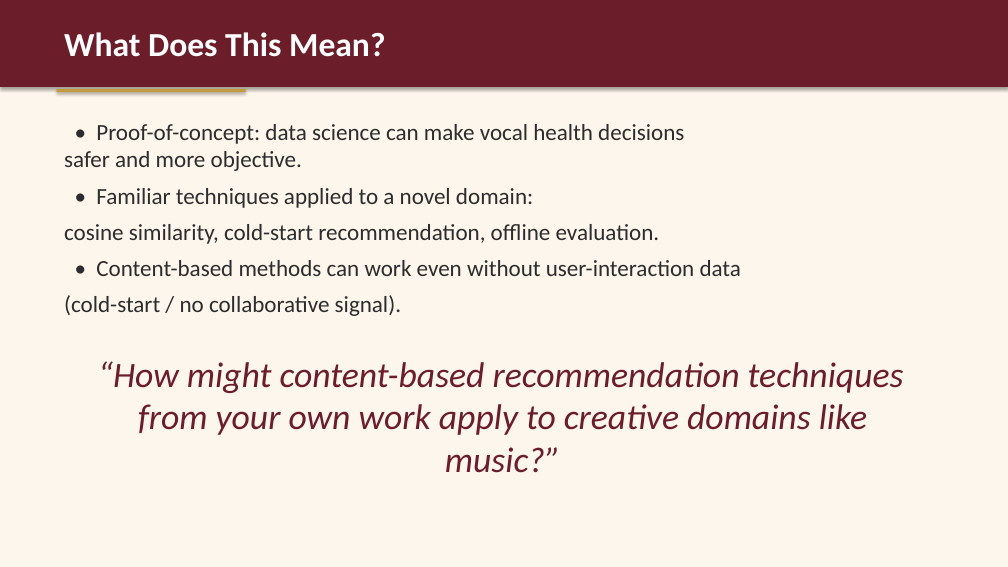
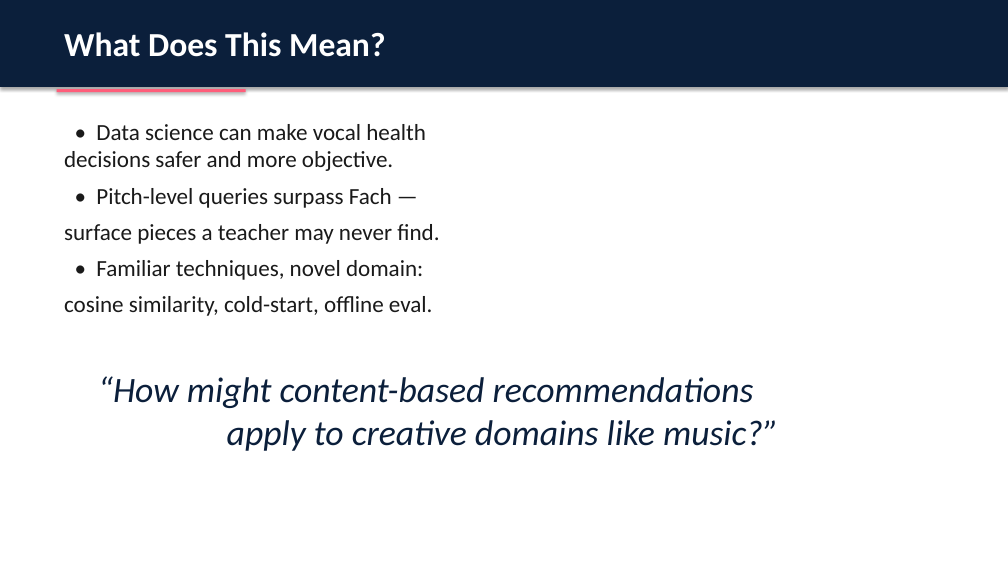
Before and after one commit to mad1rose/tessituragram_vocal_repertoire_recommendations, a slide deck: slide 14 of CADSCOM_PRESENTATION/CADSCOM_2026_Presentation.pptx. Drawn at 1008x567 pixels with LibreOffice and Linux fonts; fonts in the diff are those of the drawing. Boxes give left, top, right and bottom in pixels: in the first picture for what was removed or moved away, otherwise in the second. Text is boxed around its words. In the diff, an @@ line names an element or a change of style, - is before the commit and + after.

```diff
--- a/CADSCOM_PRESENTATION/CADSCOM_2026_Presentation.pptx
+++ b/CADSCOM_PRESENTATION/CADSCOM_2026_Presentation.pptx
@@ background #FDF6EC to #FFFFFF @@
@@ rectangle at (0, 0, 1008, 87): fill #6B1D2A to #0B1F3B @@
@@ rectangle at (57, 89, 246, 92): fill #C59B3F to #FF5D7A @@
@@ text at (64, 124, 439, 316): text changed; text colour #2D2D2D to #1A1A1A @@
-• Proof-of-concept: data science can make vocal health decisions
-safer and more objective.
-• Familiar techniques applied to a novel domain:
-cosine similarity, cold-start recommendation, offline evaluation.
-• Content-based methods can work even without user-interaction data
-(cold-start / no collaborative signal).
+• Data science can make vocal health
+decisions safer and more objective.
+• Pitch-level queries surpass Fach —
+surface pieces a teacher may never find.
+• Familiar techniques, novel domain:
+cosine similarity, cold-start, offline eval.
@@ text at (98, 376, 778, 451): text changed; text colour #6B1D2A to #0B1F3B @@
-“How might content-based recommendation techniques
-from your own work apply to creative domains like music?”
+“How might content-based recommendations
+apply to creative domains like music?”
```
Also in this commit, not shown: 12 other slides changed, 3 slides added, 3 slides removed, 4 other files.
